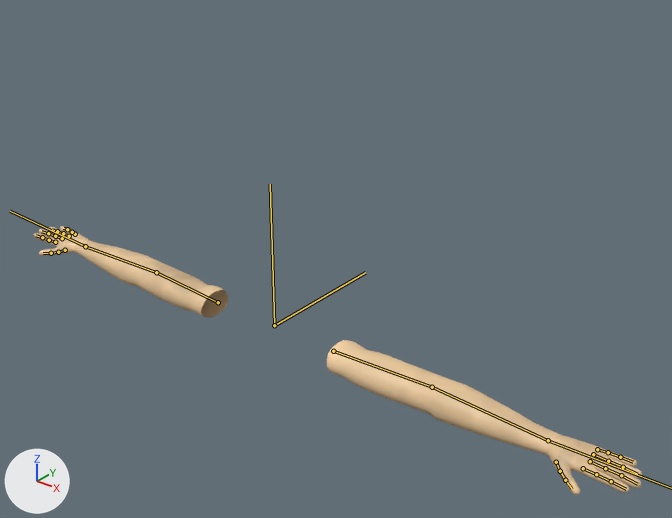
Renders of the FBX model Blender/Jakub/Fps_arms.fbx from each side of a commit.
Rendered twice from a camera (50 mm lens) standing at (2.95, -3.16, 2.48) and looking at (0.43, -0.01, 0.53). Every picture has the same lights, and +X, +Y and +Z are marked at lower left. The bones that bend it are drawn over the model as lines.

Objects in the first picture: 'FPS_arms_apply'.
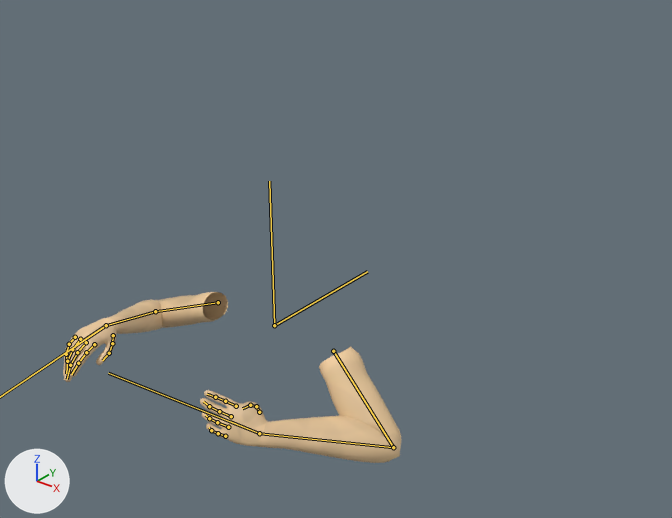
The newer file adds an action. The first version stands in its rest pose; the second is drawn at frame 41 of the action 'Scene'.

The edits, one by one:
Bone 'Bicep_L' (bone_bicep_l) turns from (0, 0, 0) to (-45, 19, -28) degrees about its own x, y and z.
Bone 'Forearm_L' (bone_forearm_l) turns from (0, 0, 0) to (5, 8, -119) degrees about its own x, y and z.
Bone 'Hand_L' (bone_hand_l) turns from (0, 0, 0) to (-15, -23, -17) degrees about its own x, y and z.
Bone 'Pinky_1_L' (bone_pinky_1_l) turns from (0, 0, 0) to (-17, 0, 0) degrees about its own x, y and z.
Bone 'Pinky_2_L' (bone_pinky_2_l) turns from (0, 0, 0) to (-17, 0, 0) degrees about its own x, y and z.
Bone 'Pinky_3_L' (bone_pinky_3_l) turns from (0, 0, 0) to (-17, 0, 0) degrees about its own x, y and z.
Bone 'Ring_1_L' (bone_ring_1_l) turns from (0, 0, 0) to (-15, 0, 0) degrees about its own x, y and z.
Bone 'Ring_2_L' (bone_ring_2_l) turns from (0, 0, 0) to (-15, 0, 0) degrees about its own x, y and z.
Bone 'Ring_3_L' (bone_ring_3_l) turns from (0, 0, 0) to (-15, 0, 0) degrees about its own x, y and z.
Bone 'Middle_1_L' (bone_middle_1_l) turns from (0, 0, 0) to (-13, 0, 0) degrees about its own x, y and z.
Bone 'Middle_2_L' (bone_middle_2_l) turns from (0, 0, 0) to (-13, 0, 0) degrees about its own x, y and z.
Bone 'Middle_3_L' (bone_middle_3_l) turns from (0, 0, 0) to (-13, 0, 0) degrees about its own x, y and z.
Bone 'Index_1_L' (bone_index_1_l) turns from (0, 0, 0) to (-10, 10, -1) degrees about its own x, y and z.
Bone 'Index_2_L' (bone_index_2_l) turns from (0, 0, 0) to (-10, 0, 0) degrees about its own x, y and z.
Bone 'Index_3_L' (bone_index_3_l) turns from (0, 0, 0) to (-10, 0, 0) degrees about its own x, y and z.
Bone 'Thumb_1_L' (bone_thumb_1_l) turns from (0, 0, 0) to (-32, 31, -19) degrees about its own x, y and z.
Bone 'Thumb_2_L' (bone_thumb_2_l) turns from (0, 0, 0) to (-32, 0, 0) degrees about its own x, y and z.
Bone 'Thumb_3_L' (bone_thumb_3_l) turns from (0, 0, 0) to (-32, 0, 0) degrees about its own x, y and z.
Bone 'Bicep_R' (bone_bicep_r) turns from (0, 0, 0) to (-23, 7, 4) degrees about its own x, y and z.
Bone 'Forearm_R' (bone_forearm_r) turns from (0, 0, 0) to (5, -7, 111) degrees about its own x, y and z.
Bone 'Hand_R' (bone_hand_r) turns from (0, 0, 0) to (-25, -13, -18) degrees about its own x, y and z.
Bone 'Pinky_1_R' (bone_pinky_1_r) turns from (0, 0, 0) to (-22, 0, 0) degrees about its own x, y and z.
Bone 'Pinky_2_R' (bone_pinky_2_r) turns from (0, 0, 0) to (-22, 0, 0) degrees about its own x, y and z.
Bone 'Pinky_3_R' (bone_pinky_3_r) turns from (0, 0, 0) to (-22, 0, 0) degrees about its own x, y and z.
Bone 'Ring_1_R' (bone_ring_1_r) turns from (0, 0, 0) to (-19, 0, 0) degrees about its own x, y and z.
Bone 'Ring_2_R' (bone_ring_2_r) turns from (0, 0, 0) to (-19, 0, 0) degrees about its own x, y and z.
Bone 'Ring_3_R' (bone_ring_3_r) turns from (0, 0, 0) to (-19, 0, 0) degrees about its own x, y and z.
Bone 'Middle_1_R' (bone_middle_1_r) turns from (0, 0, 0) to (-15, 0, 0) degrees about its own x, y and z.
Bone 'Middle_2_R' (bone_middle_2_r) turns from (0, 0, 0) to (-15, 0, 0) degrees about its own x, y and z.
Bone 'Middle_3_R' (bone_middle_3_r) turns from (0, 0, 0) to (-15, 0, 0) degrees about its own x, y and z.
Bone 'Index_1_R' (bone_index_1_r) turns from (0, 0, 0) to (-10, -10, 1) degrees about its own x, y and z.
Bone 'Index_2_R' (bone_index_2_r) turns from (0, 0, 0) to (-10, 0, 0) degrees about its own x, y and z.
Bone 'Index_3_R' (bone_index_3_r) turns from (0, 0, 0) to (-10, 0, 0) degrees about its own x, y and z.
Bone 'Thumb_1_R' (bone_thumb_1_r) turns from (0, 0, 0) to (-21, -35, 11) degrees about its own x, y and z.
Bone 'Thumb_2_R' (bone_thumb_2_r) turns from (0, 0, 0) to (-21, 0, 0) degrees about its own x, y and z.
Bone 'Thumb_3_R' (bone_thumb_3_r) turns from (0, 0, 0) to (-21, 0, 0) degrees about its own x, y and z.

Where the change shows, as pixel boxes [x1, y1, x2, y2] in the pictures (672 x 518 px):
'FPS_arms_apply', posed: before [33, 226, 642, 495]; after [63, 292, 401, 463]
bone 'Bicep_L', root to tip: before (333, 351) to (432, 387); after (333, 351) to (393, 447)
bone 'Forearm_L', root to tip: before (432, 387) to (548, 440); after (393, 447) to (259, 433)
bone 'Hand_L', root to tip: before (548, 440) to (589, 456); after (259, 433) to (230, 421)
bone 'Pinky_1_L', root to tip: before (597, 449) to (608, 452); after (225, 436) to (218, 433)
bone 'Pinky_2_L', root to tip: before (608, 452) to (620, 457); after (218, 433) to (211, 430)
bone 'Pinky_3_L', root to tip: before (620, 457) to (633, 462); after (211, 430) to (209, 427)
bone 'Ring_1_L', root to tip: before (593, 454) to (608, 461); after (228, 427) to (217, 422)
bone 'Ring_2_L', root to tip: before (608, 461) to (623, 467); after (217, 422) to (209, 418)
bone 'Ring_3_L', root to tip: before (623, 467) to (637, 474); after (209, 418) to (205, 415)
bone 'Middle_1_L', root to tip: before (590, 461) to (605, 468); after (231, 416) to (219, 411)
bone 'Middle_2_L', root to tip: before (605, 468) to (621, 475); after (219, 411) to (209, 406)
bone 'Middle_3_L', root to tip: before (621, 475) to (637, 484); after (209, 406) to (203, 401)
bone 'Index_1_L', root to tip: before (583, 468) to (596, 474); after (236, 406) to (225, 401)
bone 'Index_2_L', root to tip: before (596, 474) to (611, 481); after (225, 401) to (215, 397)
bone 'Index_3_L', root to tip: before (611, 481) to (626, 489); after (215, 397) to (207, 394)
bone 'Thumb_1_L', root to tip: before (556, 462) to (560, 471); after (259, 412) to (256, 406)
bone 'Thumb_2_L', root to tip: before (560, 471) to (565, 480); after (256, 406) to (250, 405)
bone 'Thumb_3_L', root to tip: before (565, 480) to (572, 489); after (250, 405) to (242, 408)
bone 'Bicep_R', root to tip: before (218, 302) to (156, 272); after (218, 302) to (155, 311)
bone 'Forearm_R', root to tip: before (156, 272) to (85, 246); after (155, 311) to (106, 325)
bone 'Hand_R', root to tip: before (85, 246) to (66, 237); after (106, 325) to (84, 340)
bone 'Pinky_1_R', root to tip: before (75, 234) to (72, 232); after (75, 337) to (69, 344)
bone 'Pinky_2_R', root to tip: before (72, 232) to (67, 229); after (69, 344) to (66, 354)
bone 'Pinky_3_R', root to tip: before (67, 229) to (63, 228); after (66, 354) to (67, 364)
bone 'Ring_1_R', root to tip: before (69, 236) to (63, 233); after (80, 339) to (72, 349)
bone 'Ring_2_R', root to tip: before (63, 233) to (57, 231); after (72, 349) to (67, 361)
bone 'Ring_3_R', root to tip: before (57, 231) to (52, 229); after (67, 361) to (66, 373)
bone 'Middle_1_R', root to tip: before (62, 238) to (55, 236); after (86, 342) to (77, 352)
bone 'Middle_2_R', root to tip: before (55, 236) to (48, 233); after (77, 352) to (70, 365)
bone 'Middle_3_R', root to tip: before (48, 233) to (41, 231); after (70, 365) to (67, 379)
bone 'Index_1_R', root to tip: before (55, 242) to (49, 240); after (94, 344) to (86, 352)
bone 'Index_2_R', root to tip: before (49, 240) to (42, 237); after (86, 352) to (78, 363)
bone 'Index_3_R', root to tip: before (42, 237) to (36, 235); after (78, 363) to (71, 374)
bone 'Thumb_1_R', root to tip: before (65, 250) to (58, 252); after (113, 335) to (112, 343)
bone 'Thumb_2_R', root to tip: before (58, 252) to (51, 253); after (112, 343) to (109, 353)
bone 'Thumb_3_R', root to tip: before (51, 253) to (43, 253); after (109, 353) to (102, 360)
